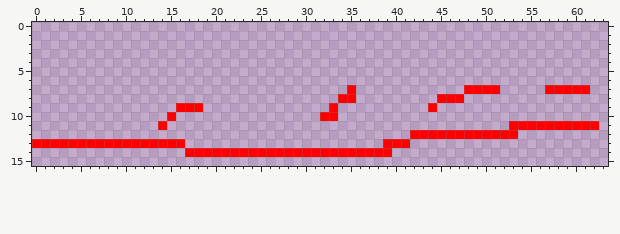
Edited in one commit: pixel-art sprite (Assets/Level01.png). The first picture shows the starting point.
The file is 64x16 pixels.
New version:
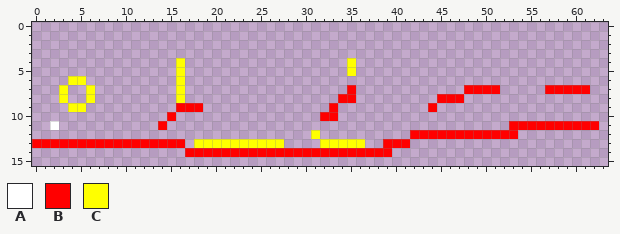
Palette (. is transparent): A #ffffff  B #ff0000  C #ffff00
The author wrote: Connect prefabs to level generator
Diff:
Changed rows in their new state; - is an unchanged pixel.
first column x 2:
 4 --------------C------------------C-
 5 --------------C------------------C-
 6 --CC----------C--------------------
 7 -C--C---------C--------------------
 8 -C--C---------C--------------------
 9 --CC-------------------------------
11 A----------------------------------
12 -----------------------------C-----
13 ----------------CCCCCCCCCC----CCCCC
Pixel boxes of the changes (left, top, right, bottom) in both pictures:
added: (176, 58, 185, 103)
added: (347, 58, 356, 76)
added: (50, 76, 95, 130)
added: (194, 130, 365, 148)
